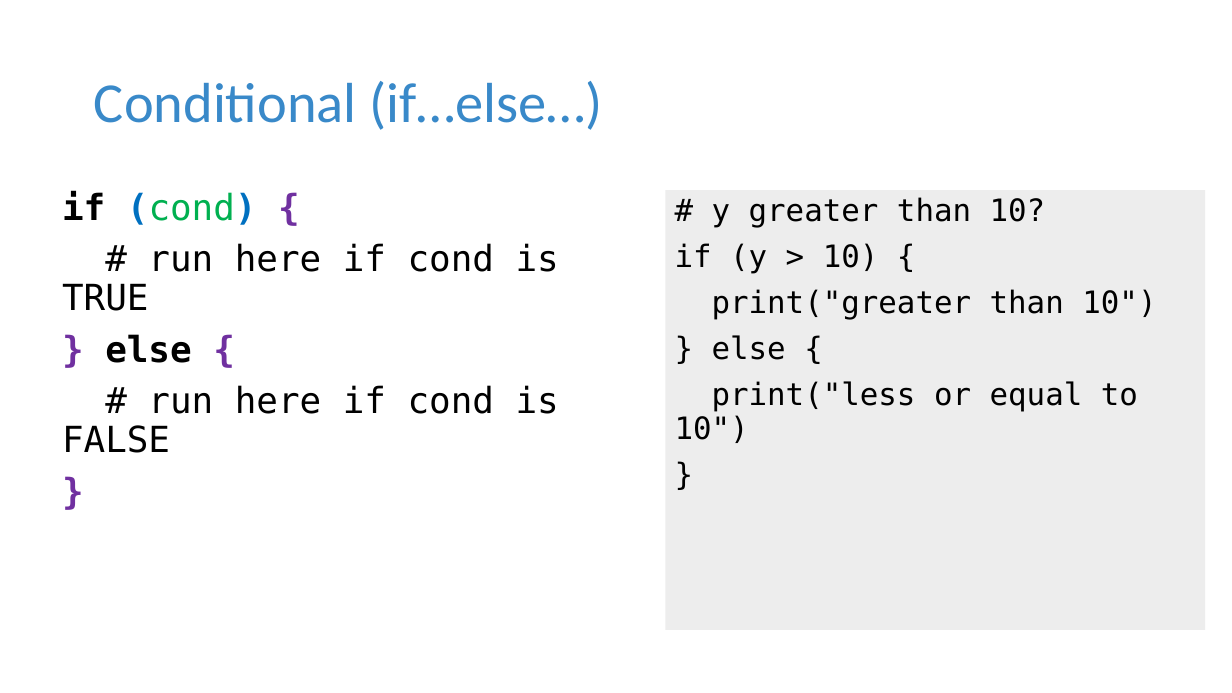
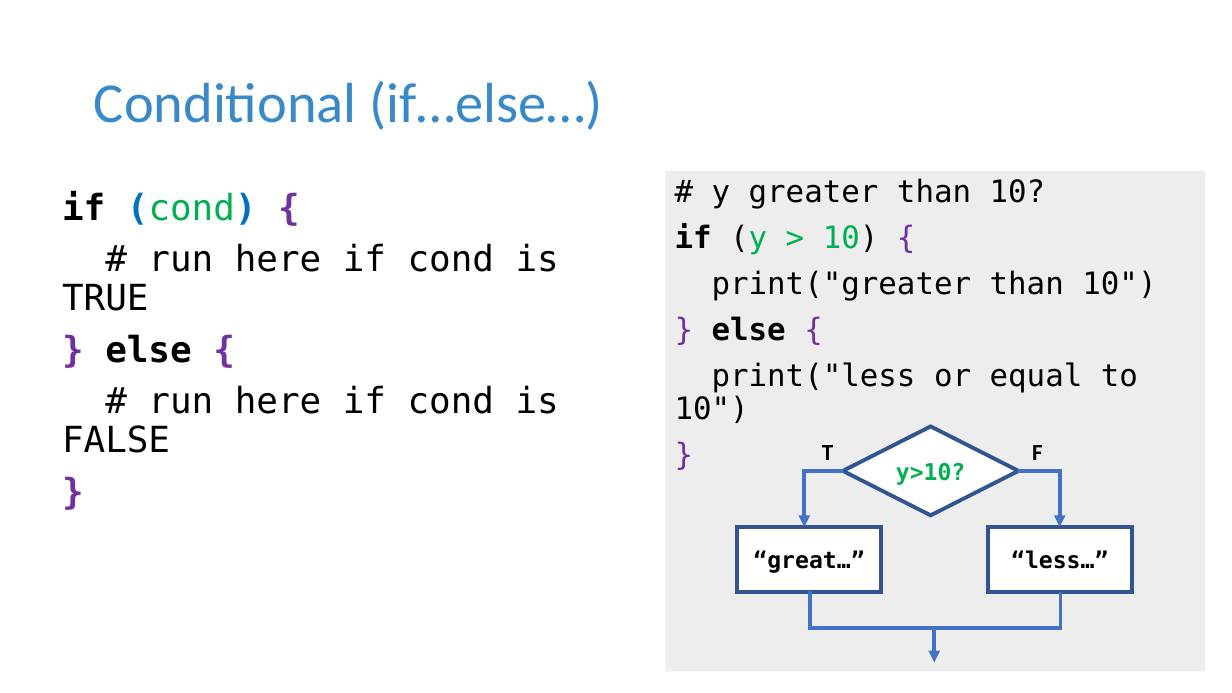
Before and after one commit to tdmdal/r-tutorial-201920-winter, a slide deck: slide 28 of r_intro.pptx (slide 24 before the commit). Drawn at 1232x693 pixels with LibreOffice and Linux fonts; fonts in the diff are those of the drawing. Boxes give left, top, right and bottom in pixels: in the first picture for what was removed or moved away, otherwise in the second. Text is boxed around its words. In the diff, an @@ line names an element or a change of style, - is before the commit and + after.

```diff
--- a/r_intro.pptx
+++ b/r_intro.pptx
@@ rectangle "# y greater than 10?": place and size @@
-rectangle "# y greater than 10?" at box(665, 190, 1205, 630)
+rectangle "# y greater than 10?" at box(665, 171, 1205, 672)
@@ text in rectangle at box(675, 223, 879, 341): text colour #000000 to #00B050 in "(y > 10)"; text colour #000000 to #7030A0 in "{", "} {", "}"; bold on in "if", "else" @@
@@ text added at box(822, 445, 833, 460), 18 pt, text #000000, bold @@
+T
@@ diamond added at box(843, 427, 1019, 516), fill #FFFFFF, outline #325491 3 pt, 18 pt, text #00B050, bold @@
+y>10?
@@ text added at box(1032, 445, 1043, 460), 18 pt, text #000000, bold @@
+F
@@ elbow arrow added from (843, 471) to (804, 527), #4472C4 3 pt @@
@@ elbow arrow added from (1019, 471) to (1060, 527), #4472C4 3 pt @@
@@ rectangle added at box(738, 527, 882, 592), fill #FFFFFF, outline #325491 3 pt, 18 pt, text #000000, bold @@
+“great…”
@@ rectangle added at box(988, 527, 1132, 592), fill #FFFFFF, outline #325491 3 pt, 18 pt, text #000000, bold @@
+“less…”
@@ elbow line added from (810, 592) to (1061, 592), #4472C4 3 pt @@
@@ arrow added from (934, 630) to (934, 663), #4472C4 3 pt @@
```
Also in this commit, not shown: 2 other slides changed, 6 slides added, 2 other files.
